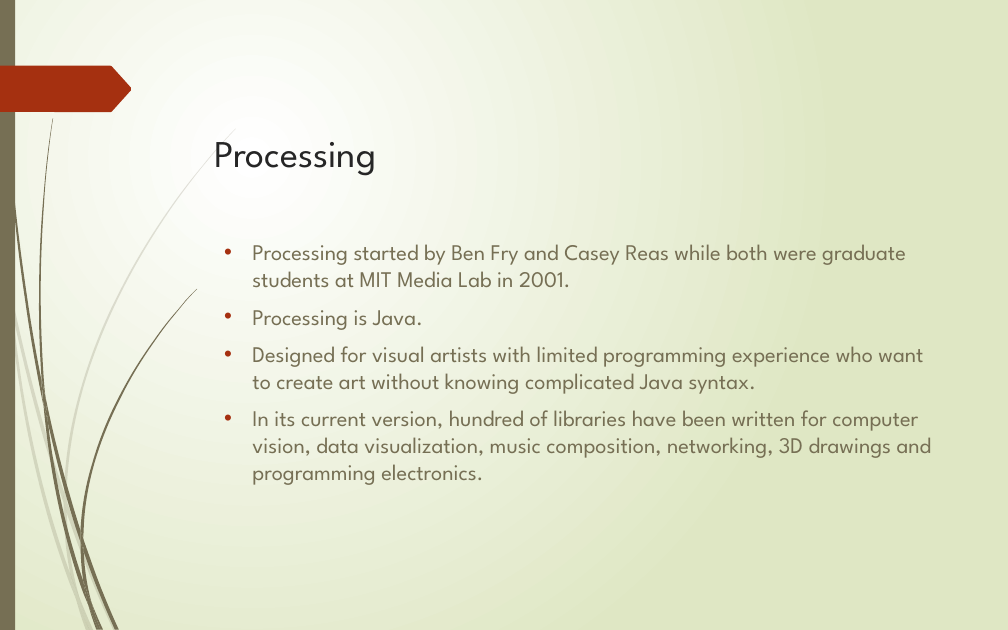
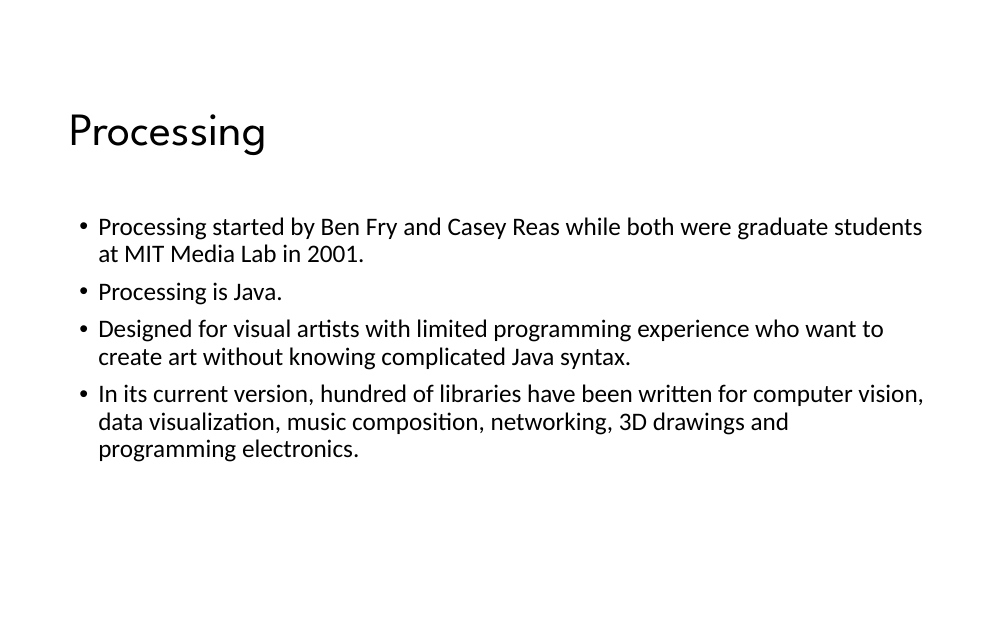
Before and after one commit to LongBaoNguyen/longbaonguyen.github.io, a slide deck: slide 2 of courses/apcsa/processing/processing1.pptx. Drawn at 1008x630 pixels with LibreOffice and Linux fonts; fonts in the diff are those of the drawing. Boxes give left, top, right and bottom in pixels: in the first picture for what was removed or moved away, otherwise in the second. Text is boxed around its words. In the diff, an @@ line names an element or a change of style, - is before the commit and + after.

```diff
--- a/courses/apcsa/processing/processing1.pptx
+++ b/courses/apcsa/processing/processing1.pptx
@@ background gradient #FFFFFF to #DFE8C4 to #FFFFFF @@
@@ rectangle removed at [0, 0, 15, 630] @@
@@ title "Processing": place and size @@
-title "Processing" at [214, 142, 376, 176]
+title "Processing" at [69, 114, 267, 155]
@@ title "Processing" at [69, 114, 267, 155]: size 27 to 33 pt, text colour #262626 to #000000; line spacing 1 to 0.9 @@
@@ freeform shape removed at [0, 66, 131, 112] @@
@@ text "Processing started by Ben Fry ...": place and size @@
-text "Processing started by Ben Fry ..." at [252, 244, 932, 485]
+text "Processing started by Ben Fry ..." at [98, 217, 924, 462]
@@ text "Processing started by Ben Fry ..." at [98, 217, 924, 462]: size 16 to 18 pt, font League Spartan to Calibri, text colour #766F54 to #000000; indent changed; line spacing 1 to 0.9 @@
@@ group removed at [0, 128, 236, 630]: 10 freeform shapes @@
@@ group removed at [2, 0, 198, 630]: 12 freeform shapes @@
```
Also in this commit, not shown: 31 other slides changed, 7 other files.
